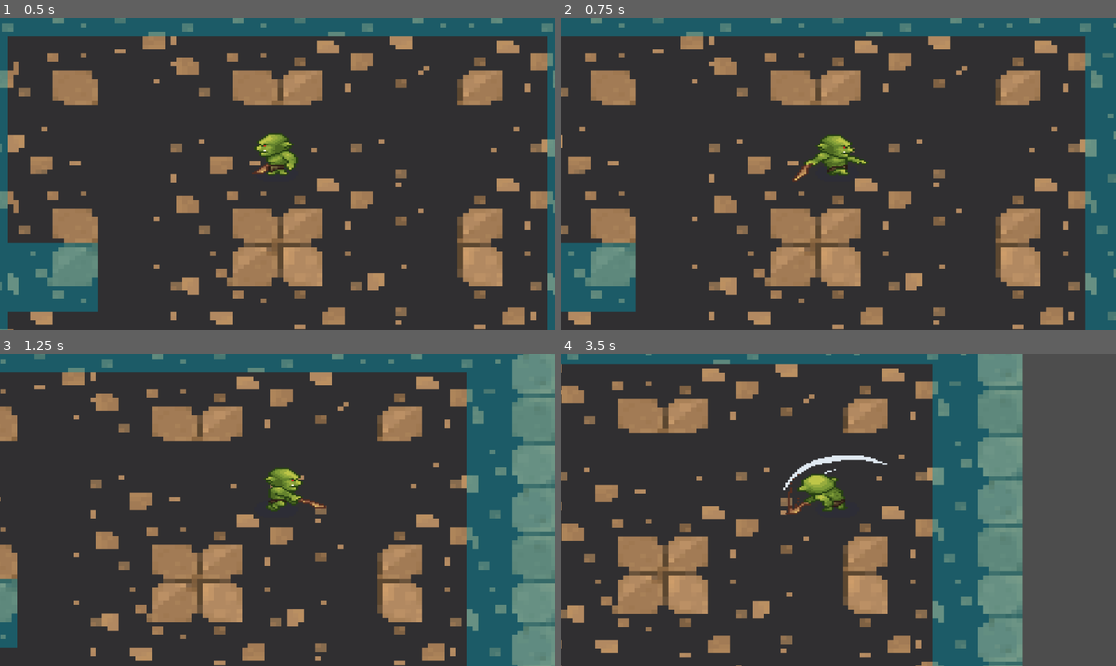
Above: before the commit, frames 1-4 (two rows, left to right).
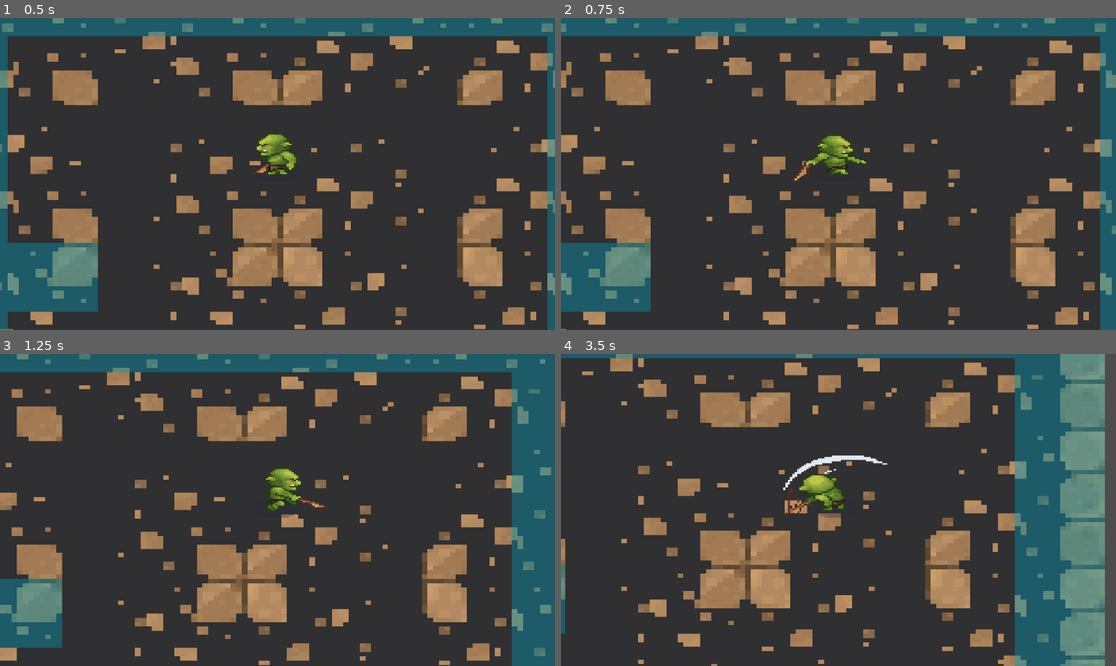
Above: after the commit, the same moments.

Repository: NelwinA/extended-queble
Game: Godot game, scene res://scenes/game.tscn
The game is run twice, just before and just after one commit, with the same random seed, the same clock (stepped at 60 frames per second) and the same inputs.
Inputs:
- Up to frame 1 (0.5 s): no input
- Up to frame 2 (0.75 s): hold D (move_right) from 0.53 s (still down); hold Shift (walk) from 0.53 s (still down); tap Q (attack) at 0.6 s
- Up to frame 3 (1.25 s): keep holding D (move_right); keep holding Shift (walk)
- Up to frame 4 (3.5 s): release D (move_right) at 1.28 s; release Shift (walk) at 1.28 s; hold S (move_down) 1.28-2.03 s; tap Shift (walk) at 1.35, 2.85 s; tap Q (attack) at 1.55, 2.1, 3.05 s; hold D (move_right) 2.03-2.78 s; hold Shift (walk) 2.03-2.78 s; hold W (move_up) from 2.78 s (still down)

Frame 1 is identical in both runs. In frame 2, 22% of the frame differs, in the area x 0-100%, y 0-100%; in frame 3, 41%; in frame 4, 53%, in the area x 0-98%, y 0-100%.

Commit message:
fixed stateC

Diff:
--- a/scripts/player.gd
+++ b/scripts/player.gd
@@ -1,7 +1,7 @@
 
 extends CharacterBody2D
 
-const ACCELERATION = 8002
+const ACCELERATION = 800
 const FRICTION = 500
 const MAX_SPEED = 120
 enum {IDLE, RUN, ATTACK, WALK, RUNATTACK}
@@ -56,13 +56,11 @@
 
 func attack() -> void:
 	var attacking = Input.is_action_just_pressed("attack")
-	var stateCc = get_velocity()
-	if attacking && stateCc == Vector2.ZERO:
+	var currentV = get_velocity()
+	if attacking && currentV == Vector2.ZERO:
 		state = ATTACK
 
-func apply_slow(input_vector, delta) -> void:
-	apply_friction(FRICTION * delta * input_vector)
-	#hello
+
 func apply_friction(amount) -> void:
 	if velocity.length() > amount:
 		velocity -= velocity.normalized() * amount
